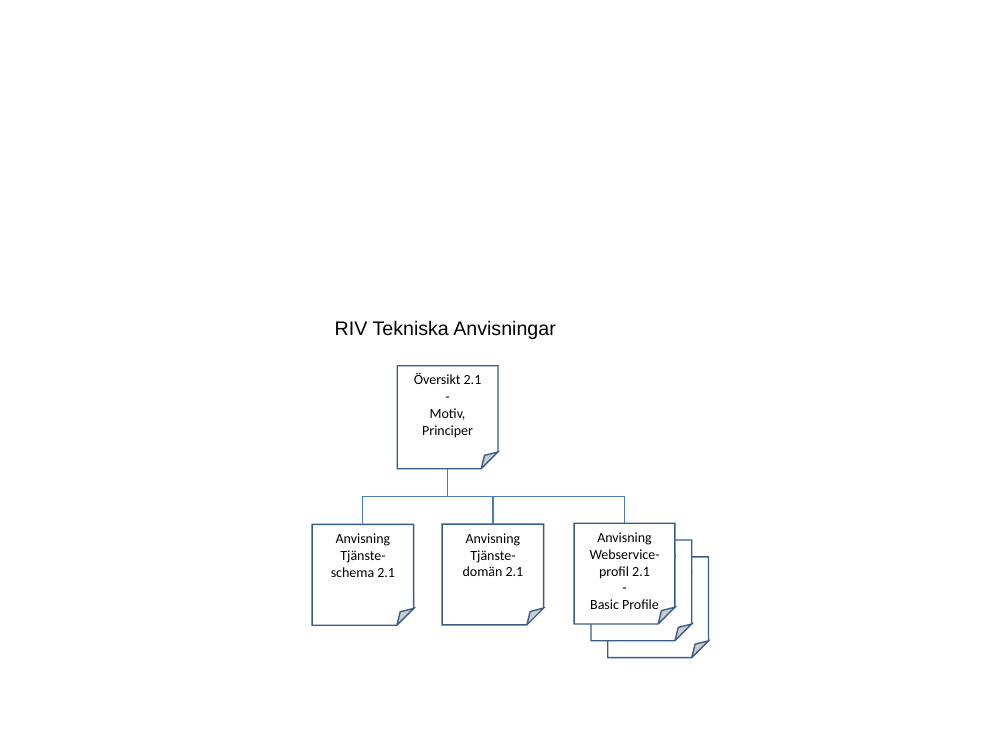
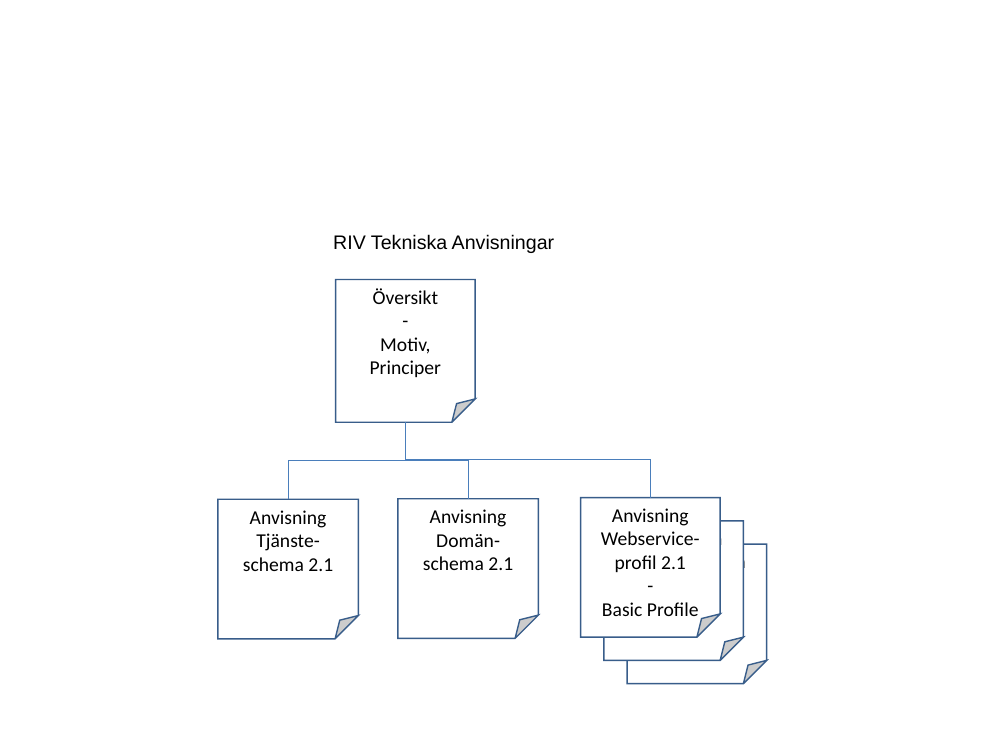
Before and after one commit to admstar/rivta, a slide deck: slide 23 of Profile/trunk/Documents/arbetsdokument/RIV-förvaltning, Illustrationer.ppt. Drawn at 1008x756 pixels with LibreOffice and Linux fonts; fonts in the diff are those of the drawing. Boxes give left, top, right and bottom in pixels: in the first picture for what was removed or moved away, otherwise in the second. Text is boxed around its words. In the diff, an @@ line names an element or a change of style, - is before the commit and + after.

```diff
--- a/Profile/trunk/Documents/arbetsdokument/RIV-förvaltning, Illustrationer.ppt
+++ b/Profile/trunk/Documents/arbetsdokument/RIV-förvaltning, Illustrationer.ppt
@@ text "RIV Tekniska Anvisningar": place and size @@
-text "RIV Tekniska Anvisningar" at bbox=[335, 320, 556, 339]
+text "RIV Tekniska Anvisningar" at bbox=[333, 234, 555, 253]
@@ folded corner "Översikt": place and size @@
-folded corner "Översikt" at bbox=[397, 366, 498, 469]
+folded corner "Översikt" at bbox=[336, 279, 475, 422]
@@ text in folded corner at bbox=[373, 288, 439, 304]: text changed; size 10 to 14 pt @@
-Översikt 2.1
+Översikt
@@ text in folded corner at bbox=[370, 337, 441, 377]: size 10 to 14 pt in "-", "Motiv, Principer" @@
@@ elbow line moved from (448, 469) - (363, 524) to (405, 422) - (288, 499) @@
@@ elbow line moved from (448, 469) - (625, 523) to (405, 422) - (650, 498) @@
@@ elbow line moved from (448, 469) - (493, 524) to (405, 422) - (468, 499) @@
@@ size 10 to 14 pt in 4 elements at bbox=[581, 498, 720, 638], bbox=[604, 521, 743, 661], bbox=[627, 544, 766, 684], bbox=[218, 499, 358, 639] @@
@@ folded corner "Anvisning": place and size @@
-folded corner "Anvisning" at bbox=[312, 524, 414, 625]
+folded corner "Anvisning" at bbox=[218, 499, 358, 639]
@@ folded corner "Anvisning": place and size @@
-folded corner "Anvisning" at bbox=[443, 524, 544, 625]
+folded corner "Anvisning" at bbox=[398, 499, 538, 639]
@@ text in folded corner at bbox=[430, 509, 507, 527]: size 10 to 14 pt in "Anvisning" @@
@@ folded corner "Anvisning Webservice-profil 2.1": place and size @@
-folded corner "Anvisning Webservice-profil 2.1" at bbox=[575, 523, 675, 624]
+folded corner "Anvisning Webservice-profil 2.1" at bbox=[581, 498, 720, 638]
@@ text in folded corner at bbox=[423, 534, 513, 570]: text changed; size 10 to 14 pt @@
-Tjänste-domän 2.1
+Domän-schema 2.1
@@ folded corner "RIV Tekniska Anvisningar": place and size @@
-folded corner "RIV Tekniska Anvisningar" at bbox=[591, 540, 691, 641]
+folded corner "RIV Tekniska Anvisningar" at bbox=[604, 521, 743, 661]
@@ folded corner "RIV Tekniska Anvisningar": place and size @@
-folded corner "RIV Tekniska Anvisningar" at bbox=[608, 556, 709, 657]
+folded corner "RIV Tekniska Anvisningar" at bbox=[627, 544, 766, 684]
```
Also in this commit, not shown: 6 other slides changed, 9 other files.
